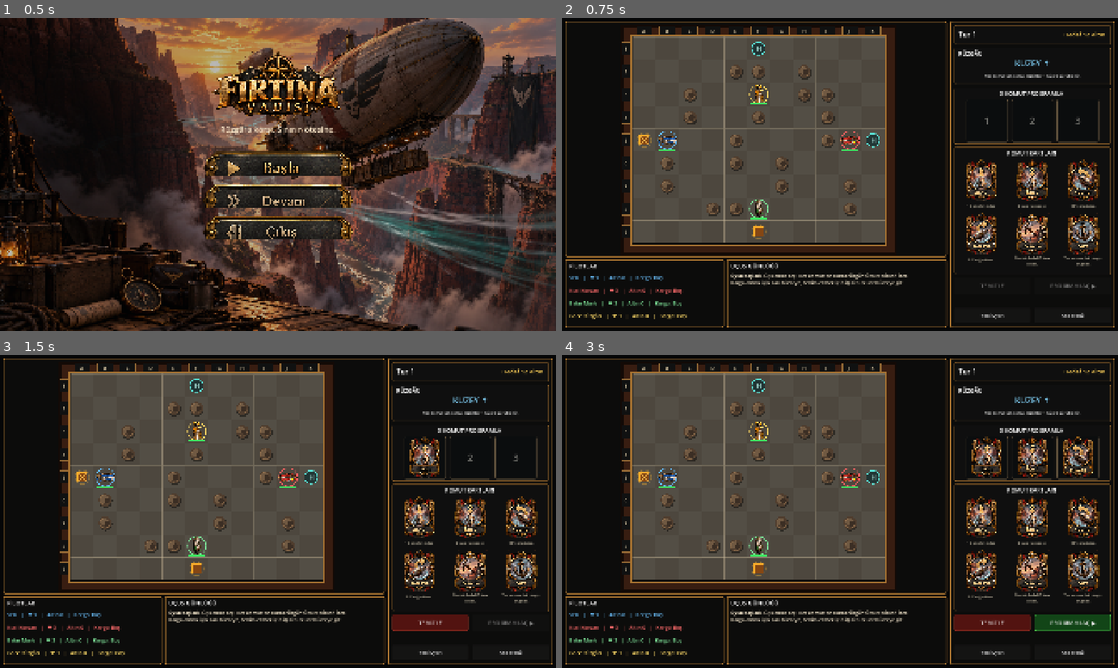
Above: before the commit, frames 1-4 (two rows, left to right).
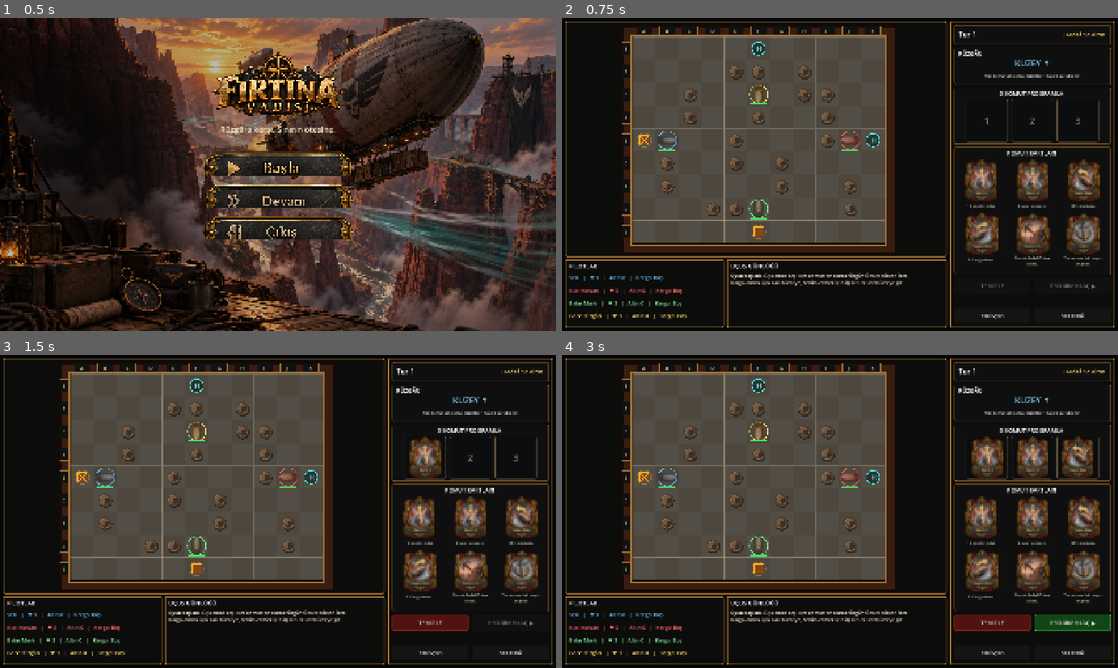
Above: after the commit, the same moments.

Repository: SerkanAydin06/Firtina-Vadisi
Game: Godot game, scene res://scenes/main.tscn
The game is run twice, just before and just after one commit, with the same random seed, the same clock (stepped at 60 frames per second) and the same inputs.
Inputs (mouse positions are in pixels of both pictures, inside the frame that each line leads up to):
- Up to frame 1 (0.5 s): no input
- Up to frame 2 (0.75 s): click (840, 161) at 0.5 s
- Up to frame 3 (1.5 s): click (417, 517) at 1.25 s
- Up to frame 4 (3 s): click (1034, 517) at 2 s; click (1084, 517) at 2.75 s

Frame 1 is identical in both runs. In frame 2, 2.9% of the frame differs, in the area x 17-97%, y 21-76%; in frame 3, 3.4%; in frame 4, 4.2%.

Commit message:
UI texture filtrelemesini mipmap kullanacak şekilde ayarla

Diff:
--- a/scripts/main_ui.gd
+++ b/scripts/main_ui.gd
@@ -5,6 +5,7 @@
 var pilot_labels: Array[Label] = []
 
 func build_shell() -> void:
+	texture_filter = CanvasItem.TEXTURE_FILTER_LINEAR_WITH_MIPMAPS
 	background_rect = $Background as TextureRect
 
 func build_menu() -> void:
